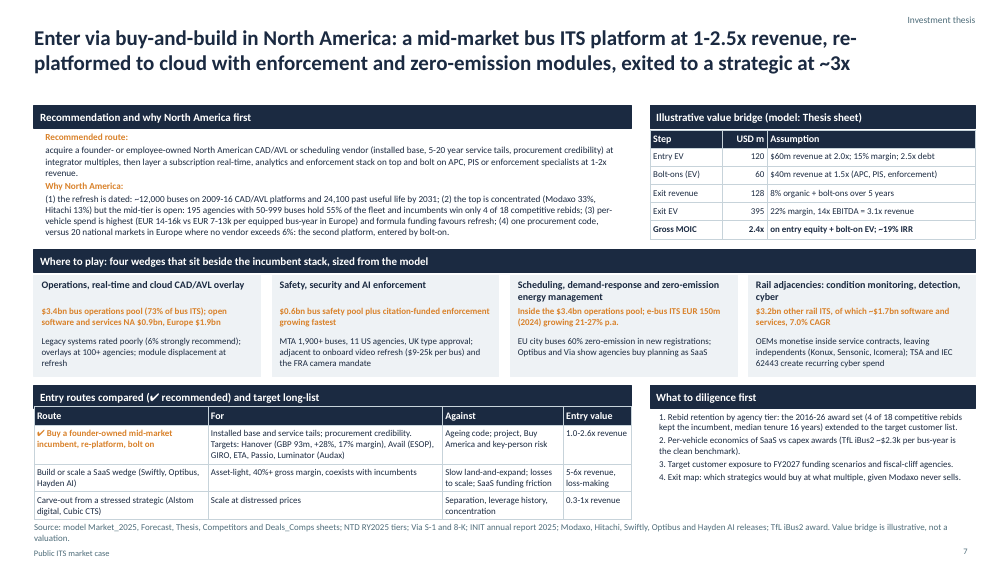
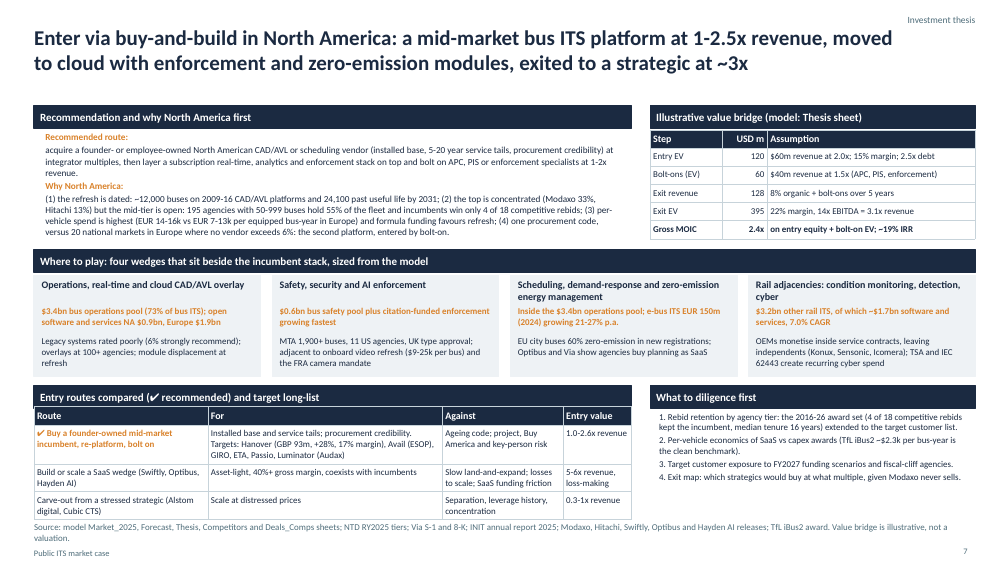
Before and after one commit to matthewkang858/Project-2-, a slide deck: slide 7 of its-market-case/deck/Public_ITS_Market_Case.pptx. Drawn at 1008x567 pixels with LibreOffice and Linux fonts; fonts in the diff are those of the drawing. Boxes give left, top, right and bottom in pixels: in the first picture for what was removed or moved away, otherwise in the second. Text is boxed around its words. In the diff, an @@ line names an element or a change of style, - is before the commit and + after.

```diff
--- a/its-market-case/deck/Public_ITS_Market_Case.pptx
+++ b/its-market-case/deck/Public_ITS_Market_Case.pptx
@@ title at <box>34,30,893,74</box>: text changed @@
-Enter via buy-and-build in North America: a mid-market bus ITS platform at 1-2.5x revenue, re-platformed to cloud with enforcement and zero-emission modules, exited to a strategic at ~3x
+Enter via buy-and-build in North America: a mid-market bus ITS platform at 1-2.5x revenue, moved to cloud with enforcement and zero-emission modules, exited to a strategic at ~3x
```
Also in this commit, not shown: 2 other files.
